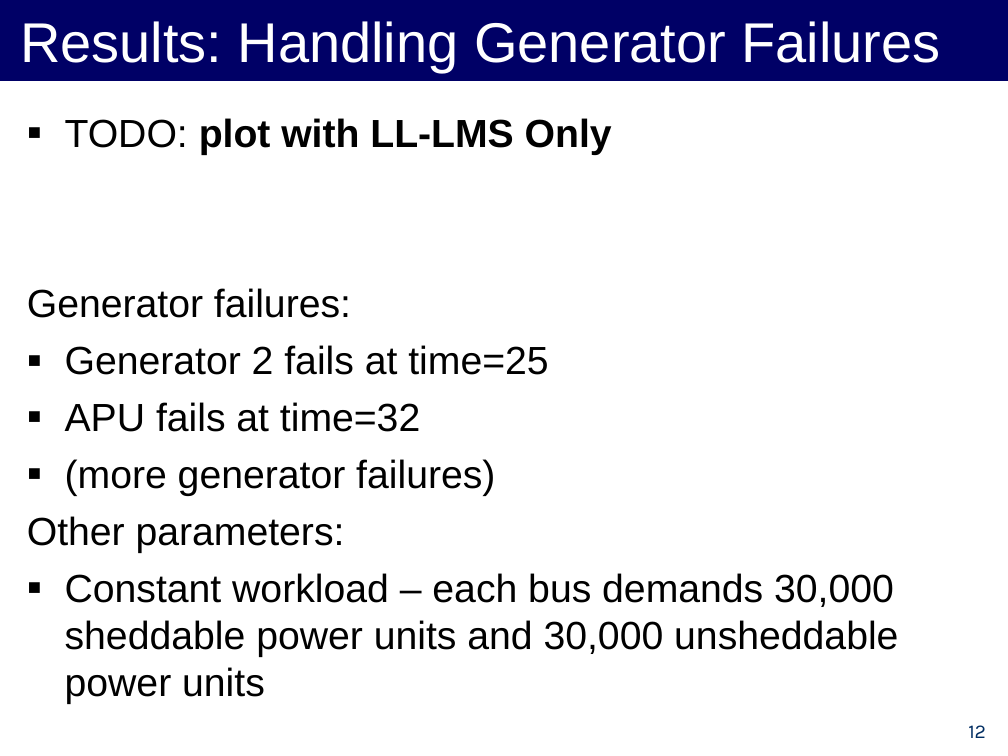
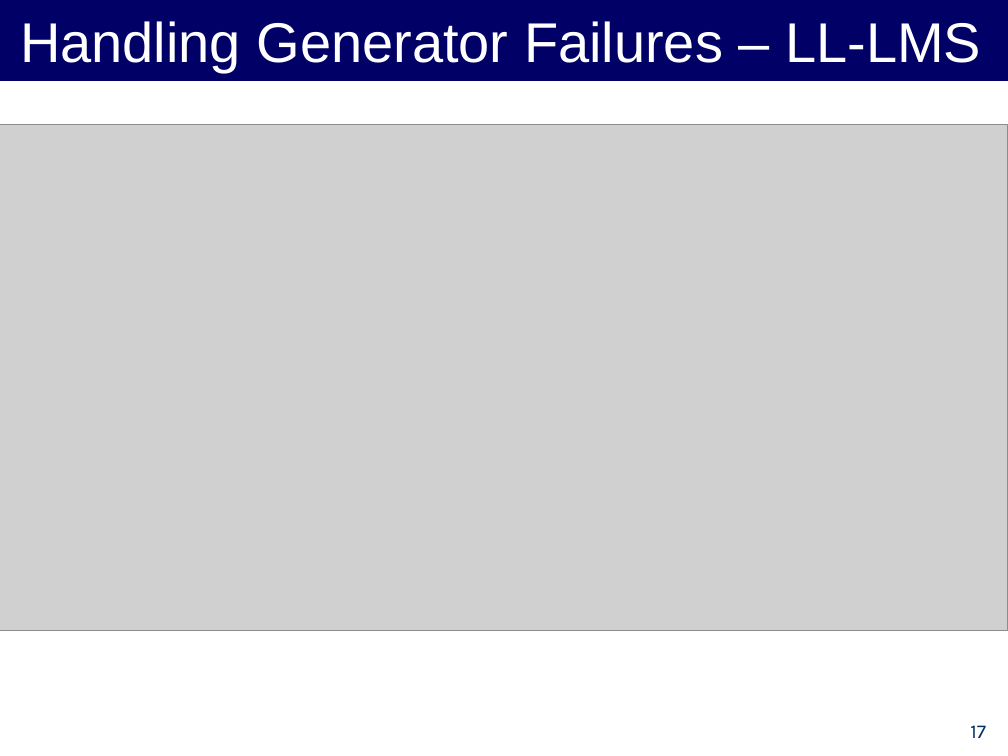
Before and after one commit to forresti/optimal_load_management, a slide deck: slide 17 of project/12-3-12_Presentation.ppt (slide 12 before the commit). Drawn at 1008x756 pixels with LibreOffice and Linux fonts; fonts in the diff are those of the drawing; grey boxes stand for pictures. Boxes give left, top, right and bottom in pixels: in the first picture for what was removed or moved away, otherwise in the second. Text is boxed around its words. In the diff, an @@ line names an element or a change of style, - is before the commit and + after.

```diff
--- a/project/12-3-12_Presentation.ppt
+++ b/project/12-3-12_Presentation.ppt
@@ title at <box>20,21,981,72</box>: text changed @@
-Results: Handling Generator Failures
+Handling Generator Failures – LL-LMS
@@ text removed at <box>27,118,898,704</box> @@
-▪ TODO: plot with LL-LMS Only
-Generator failures:
-▪ Generator 2 fails at time=25
-▪ APU fails at time=32
-▪ (more generator failures)
-Other parameters:
-▪ Constant workload – each bus demands 30,000 sheddable power units and 30,000 unsheddable power units
@@ picture added at <box>0,125,1008,631</box> @@
@@ page number at <box>970,725,986,738</box>: text changed @@
-12
+17
```
Also in this commit, not shown: 2 other slides changed, 9 slides added, 3 slides removed.
